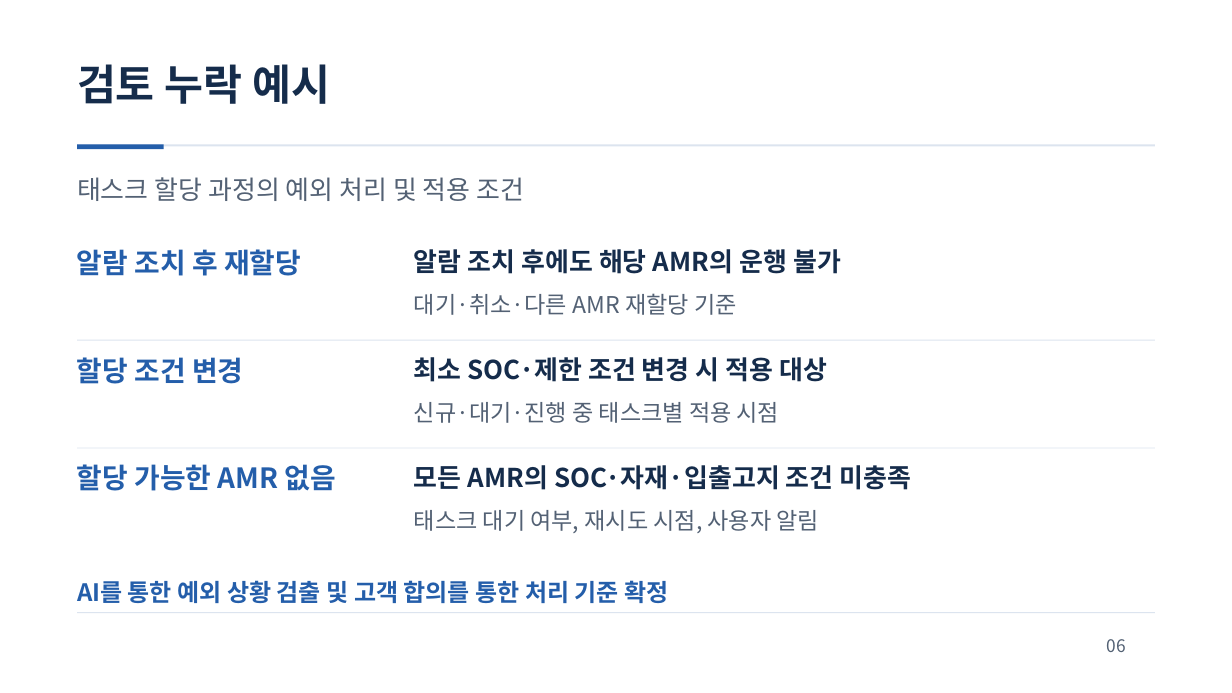
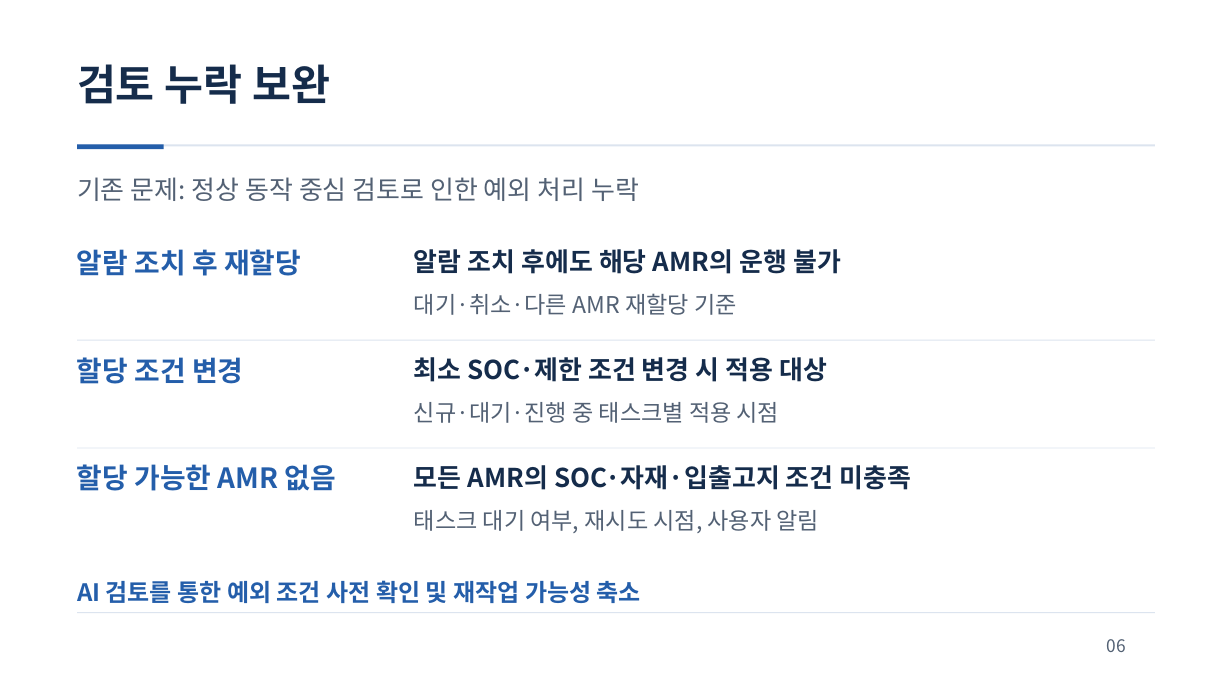
Before and after one commit to jihunhan98/semes-superrookie, a slide deck: slide 6 of docs/presentations/ReqOps_SuperRookie.pptx. Drawn at 1232x693 pixels with LibreOffice and Linux fonts; fonts in the diff are those of the drawing. Boxes give left, top, right and bottom in pixels: in the first picture for what was removed or moved away, otherwise in the second. Text is boxed around its words. In the diff, an @@ line names an element or a change of style, - is before the commit and + after.

```diff
--- a/docs/presentations/ReqOps_SuperRookie.pptx
+++ b/docs/presentations/ReqOps_SuperRookie.pptx
@@ text at [77,64,330,104]: text changed @@
-검토 누락 예시
+검토 누락 보완
@@ text at [77,177,639,201]: text changed @@
-태스크 할당 과정의 예외 처리 및 적용 조건
+기존 문제: 정상 동작 중심 검토로 인한 예외 처리 누락
@@ text at [77,580,641,603]: text changed @@
-AI를 통한 예외 상황 검출 및 고객 합의를 통한 처리 기준 확정
+AI 검토를 통한 예외 조건 사전 확인 및 재작업 가능성 축소
```
Also in this commit, not shown: 6 other slides changed, 1 slide added, 1 slide removed.
